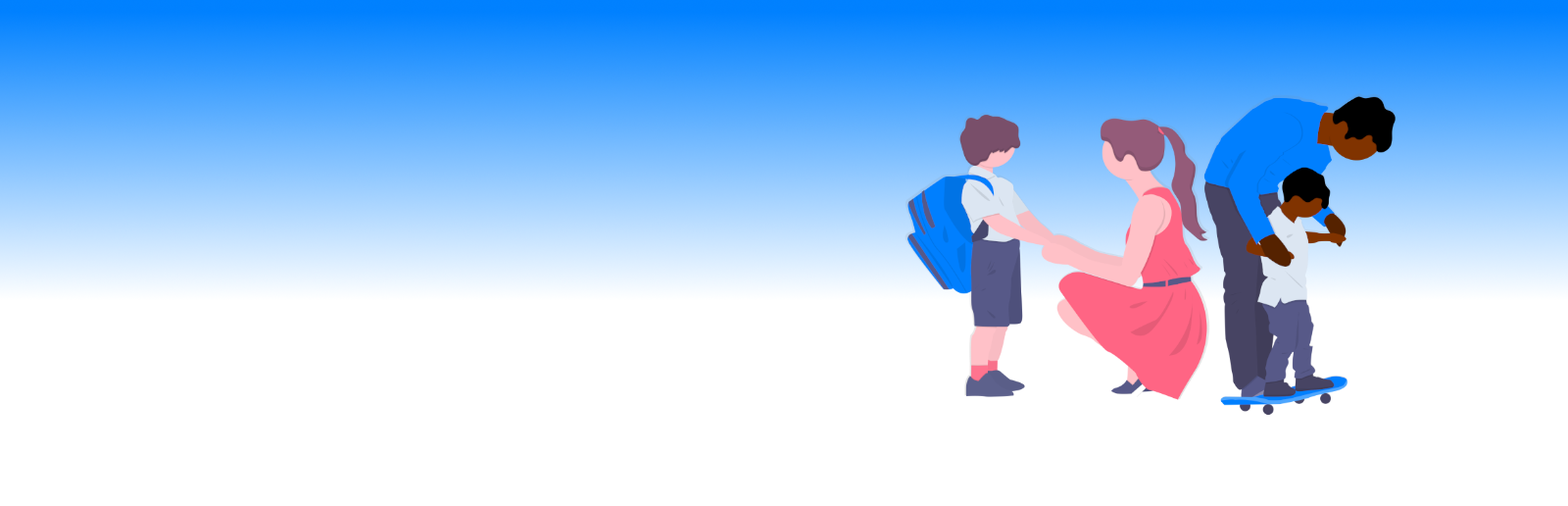
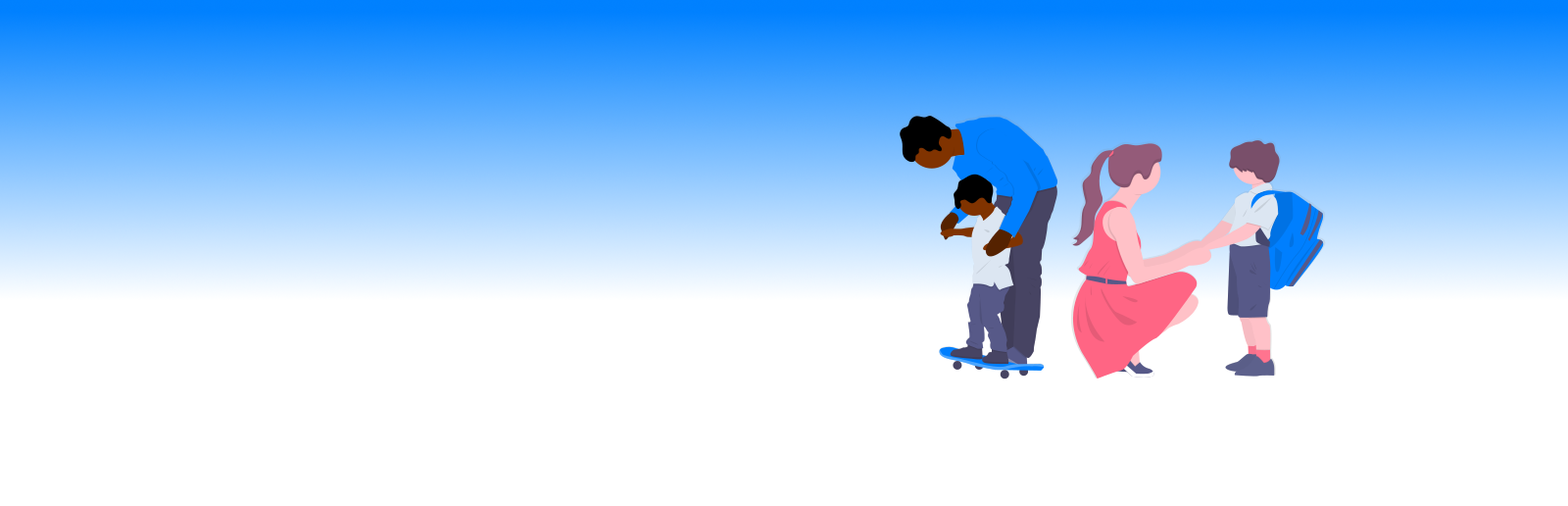
The second 1568 x 506 image is a revision of the first. Changes to its layers:
added layer "back_to_school.svg" above "fatherhood.svg" over [1070, 138, 1326, 380]
added layer "fatherhood.svg" above "Parents.png" over [899, 112, 1059, 380]
hid "Parents.png" over [904, 93, 1397, 416]
